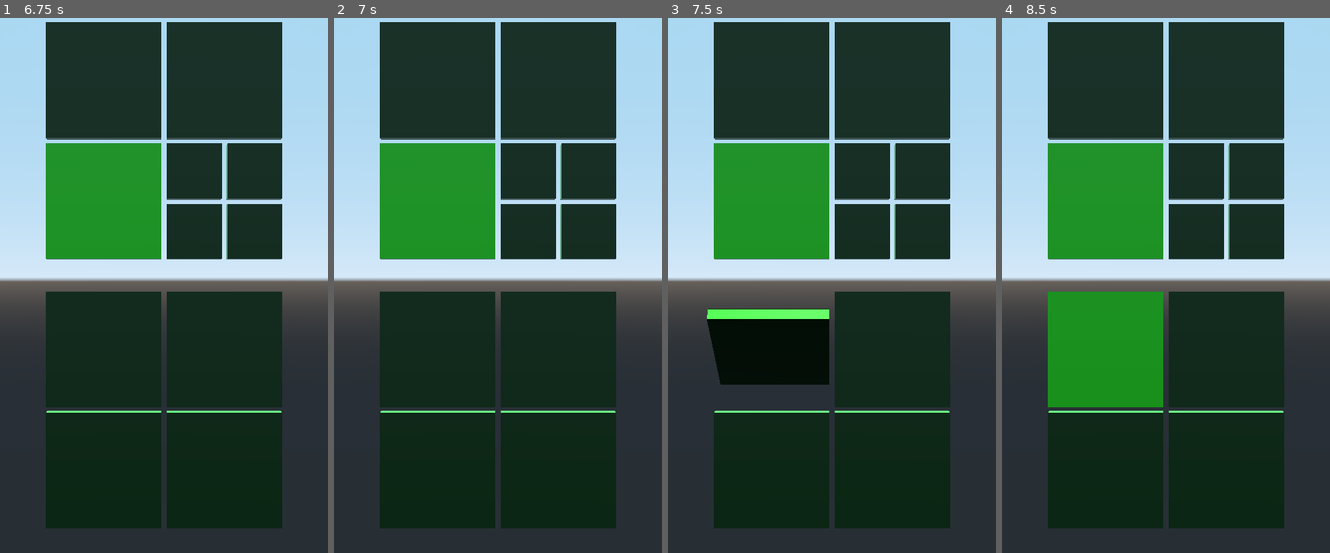
Above: before the commit, frames 1-4 (left to right).
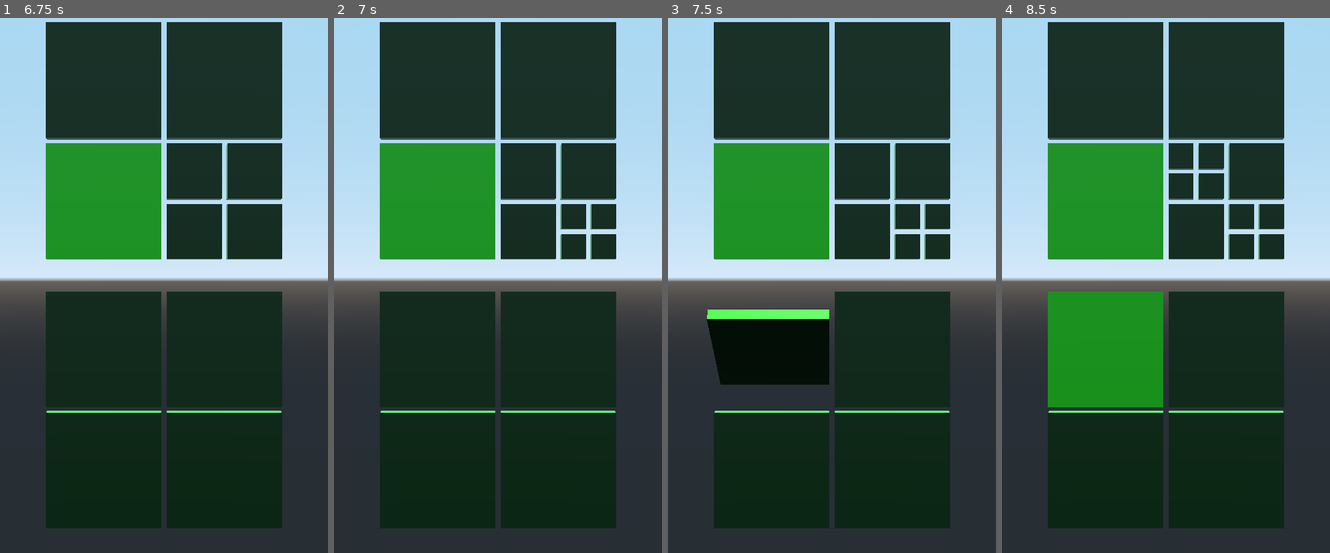
Above: after the commit, the same moments.

Repository: bentles/Tetra
Game: Godot game, scene res://Game.tscn
Same seed, same stepped clock (60 frames per second), same inputs: the game is played once before the commit and once after it.
Inputs (mouse positions are in pixels of both pictures, inside the frame that each line leads up to):
- Up to frame 1 (6.75 s): tap Enter at 0.5, 2, 3.5 s; move the mouse to (236, 253) at 0.52 s; click (236, 253) at 0.67 s; tap Space at 1.25, 2.75, 4.25 s; drag from (98, 306) to (147, 387) at 1.27 s; move the mouse to (196, 157) at 2.02 s; click (196, 157) at 2.17 s; drag from (147, 387) to (65, 199) at 2.77 s; move the mouse to (262, 360) at 3.52 s; click (262, 360) at 3.67 s; drag from (65, 199) to (114, 141) at 4.27 s; move the mouse to (180, 280) at 5.02 s; click (180, 280) at 5.17 s; drag from (114, 141) to (98, 306) at 5.77 s; move the mouse to (236, 253) at 6.52 s; click (236, 253) at 6.67 s
- Up to frame 2 (7 s): no input
- Up to frame 3 (7.5 s): drag from (766, 306) to (815, 387) at 7.27 s
- Up to frame 4 (8.5 s): move the mouse to (1198, 157) at 8.02 s; click (1198, 157) at 8.17 s

Frame 1 is identical in both runs. In frame 2, 0.3% of the frame differs, in the area x 68-87%, y 34-46%; in frame 3, 0.3%; in frame 4, 0.6%, in the area x 50-87%, y 23-46%.

Commit message:
another control test. commit for mobile

Diff:
--- a/Tetra/Tetra.gd
+++ b/Tetra/Tetra.gd
@@ -40,7 +40,7 @@
 	flipped = !flipped
 
 func split():
-	if depth >= 2:
+	if depth >= 3:
 		return
 
 	split = true
@@ -61,6 +61,10 @@
 func _process(delta):
 	pass
 
+func _unhandled_input(event):
+	if event is InputEventScreenDrag && touch_down && !flipping:
+		flip(event.relative)
+
 var touch_down = false
 func _on_TetraBody_input_event(camera, event, position, normal, shape_idx):
 	if event is InputEventScreenTouch && event.pressed:
